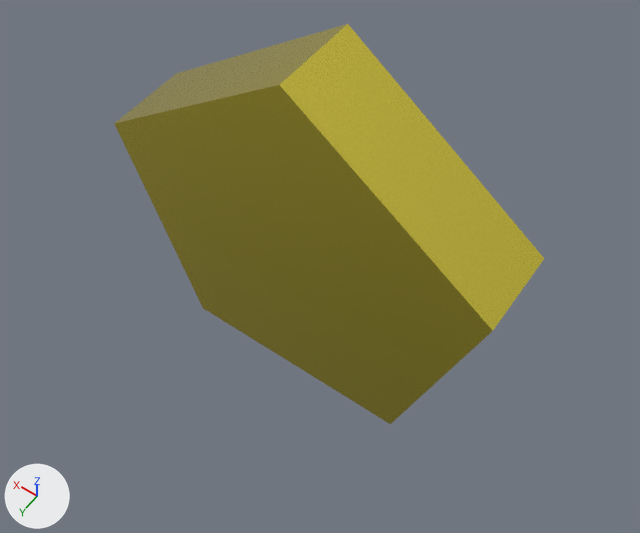
One commit to the glTF model godot_demo/2/models/star_item.glb: the scene before it, then after it.
The view is the same before and after, from a 50 mm camera at (-0.897, 1.237, 2.315) aimed at (-0.063, 0.07, 0.481). The lights are fixed; the arrows at lower left show +X, +Y and +Z. The older version comes first. Where no turn or scale is listed for an object, it has been applied to the vertices. Vertices at exactly the same position are counted once.

The scene before the commit, as lines of its bpy script (objects in view):
```python
me_cylinder_008 = bpy.data.meshes.new('Cylinder.008')
me_cylinder_008.from_pydata(...)  # a 5-sided cylinder along y spanning x -0.571..0.571, y -0.125..0.125, z -0.485..0.6
me_cylinder_008.materials.append(mat_stargold)  # yellow #ffed59
ob_cylinder = bpy.data.objects.new('Cylinder', me_cylinder_008)
ob_cylinder.location = (0.0, 0.0, 0.5)
```
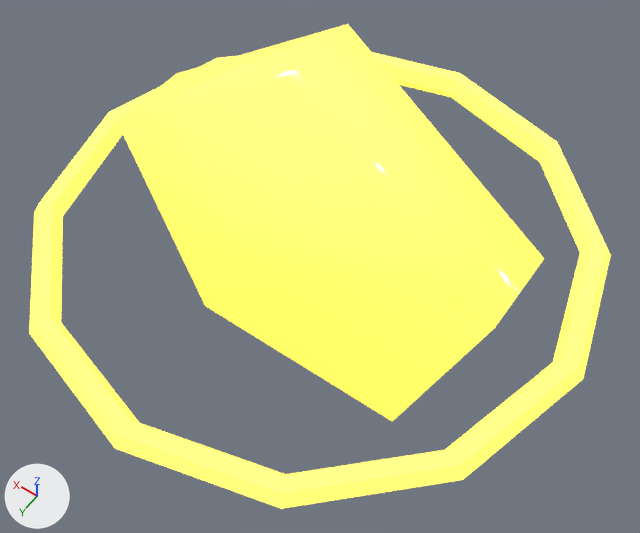
The newer file is also rescaled (x0.75), turned or shifted as a whole; pictures and numbers use the older file's frame.

The change, as a list of edits to the scene's bpy script:
```text
Add mat_matstargold:
    mat_matstargold = principled_material('MatStarGold')
    mat_matstargold.base_color = (1.0, 0.92, 0.2)  # yellow #fff67c
    mat_matstargold.metallic = 0.3
    mat_matstargold.roughness = 0.1
    mat_matstargold.emission_color = (1.0, 0.88, 0.1)  # yellow #fff159
    mat_matstargold.emission_strength = 1.0
Change me_cylinder_008:
    used by ob_cylinder; location = (0.0, 0.0, 0.5)
    remove me_cylinder_008.from_pydata(...)  # 10 vertices, 16 faces; spans x -0.571..0.571, y -0.125..0.125, z -0.485..0.6
    remove me_cylinder_008.materials.append(mat_stargold)  # yellow #ffed59
    add me_cylinder_008.from_pydata(...)  # 10 vertices, 16 faces; spans x -0.571..0.571, y -0.125..0.115, z -0.485..0.6
    me_cylinder_008 part 1: the whole mesh is scaled about its middle by (1, 0.96, 1), then moved by (0.0, -0.005, 0.0)
    add me_cylinder_008.materials.append(mat_matstargold)  # yellow #fff67c, glowing yellow #fff159
Add me_torus_004:
    me_torus_004.from_pydata(...)  # a torus around z (ring radius 0.73, tube radius 0.04) spanning x -0.77..0.77, y -0.77..0.77, z -0.03..0.03
    me_torus_004.materials.append(mat_matstargold)  # yellow #fff67c, glowing yellow #fff159
Add ob_torus_004:
    ob_torus_004 = bpy.data.objects.new('Torus.004', me_torus_004)
    ob_torus_004.location = (0.0, -0.005, 0.5)
```

Boxes (x1, y1, x2, y2) around the edits, measured in the pictures (640 x 533 px):
'Cylinder', recoloured, rescaled (lighter)
    before: (114, 24, 544, 424)
    after: (117, 24, 544, 422)
'Torus.004', added
    after: (29, 52, 611, 509)
